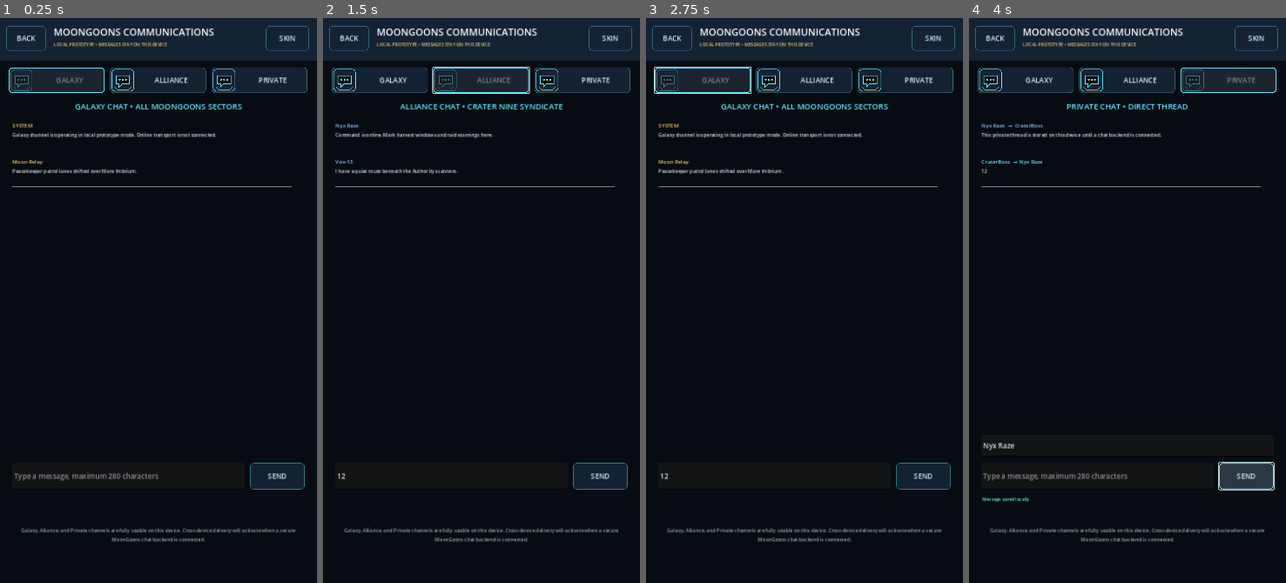
Above: before the commit, frames 1-4 (left to right).
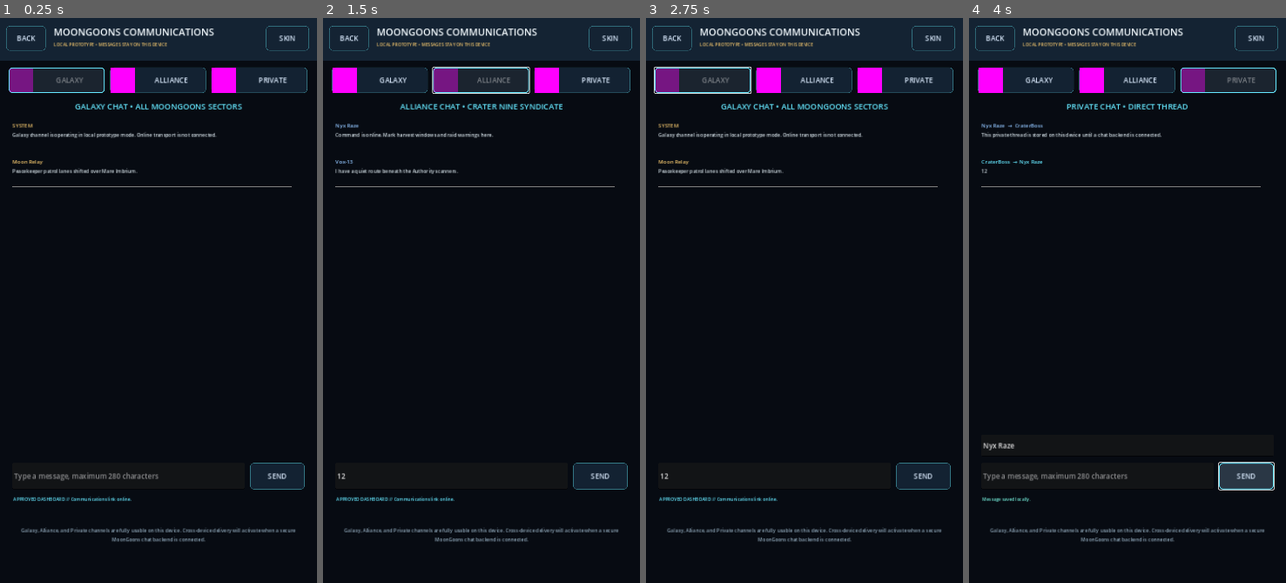
Above: after the commit, the same moments.

Repository: POTD725/Syndicate-Rising
Game: Godot game, scene res://scenes/SyndicateChat.tscn
The game is run twice, just before and just after one commit, with the same random seed, the same clock (stepped at 60 frames per second) and the same inputs. This scene is started directly instead of the project's main scene.
Inputs (mouse positions are in pixels of both pictures, inside the frame that each line leads up to):
- Up to frame 1 (0.25 s): no input
- Up to frame 2 (1.5 s): click (452, 475) at 0.52 s; type "12" at 0.6 s; click "ALLIANCE" at 1.25 s
- Up to frame 3 (2.75 s): click "GALAXY" at 2 s
- Up to frame 4 (4 s): click "PRIVATE" at 2.75 s; click "SEND" at 3.5 s

The runs differ from the first frame. In frame 1, 1.2% of the frame differs, in the area x 3-75%, y 8-86%; in frame 2, 1.2%; in frame 3, 1.2%; in frame 4, 1.0%.

Commit message:
Route communications through approved dashboard graphics

Diff:
--- a/scenes/SyndicateChat.tscn
+++ b/scenes/SyndicateChat.tscn
@@ -1,6 +1,6 @@
 [gd_scene load_steps=2 format=3]
 
-[ext_resource type="Script" path="res://scripts/syndicate_skinned_chat.gd" id="1"]
+[ext_resource type="Script" path="res://scripts/syndicate_approved_chat.gd" id="1"]
 
 [node name="SyndicateChat" type="Control"]
 layout_mode = 3
